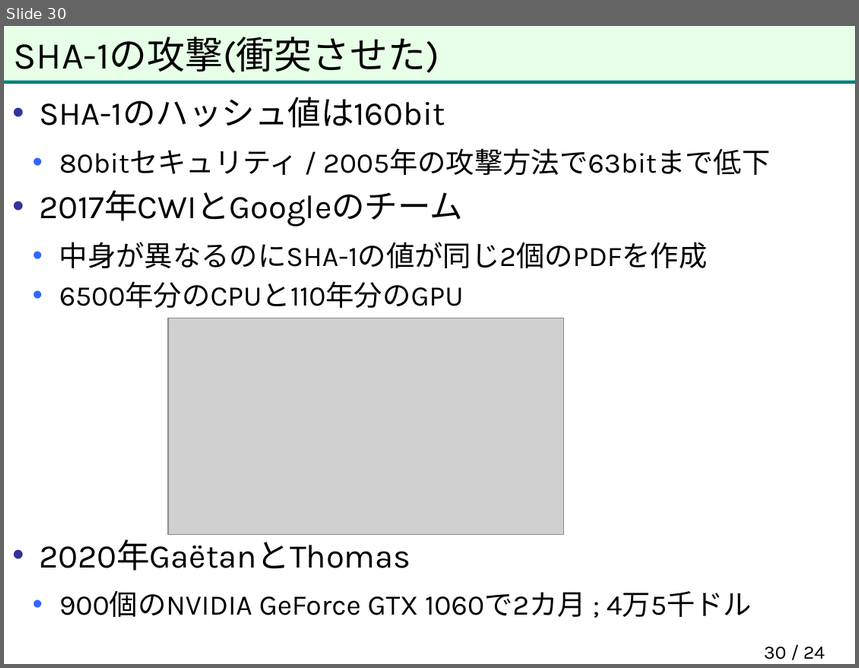
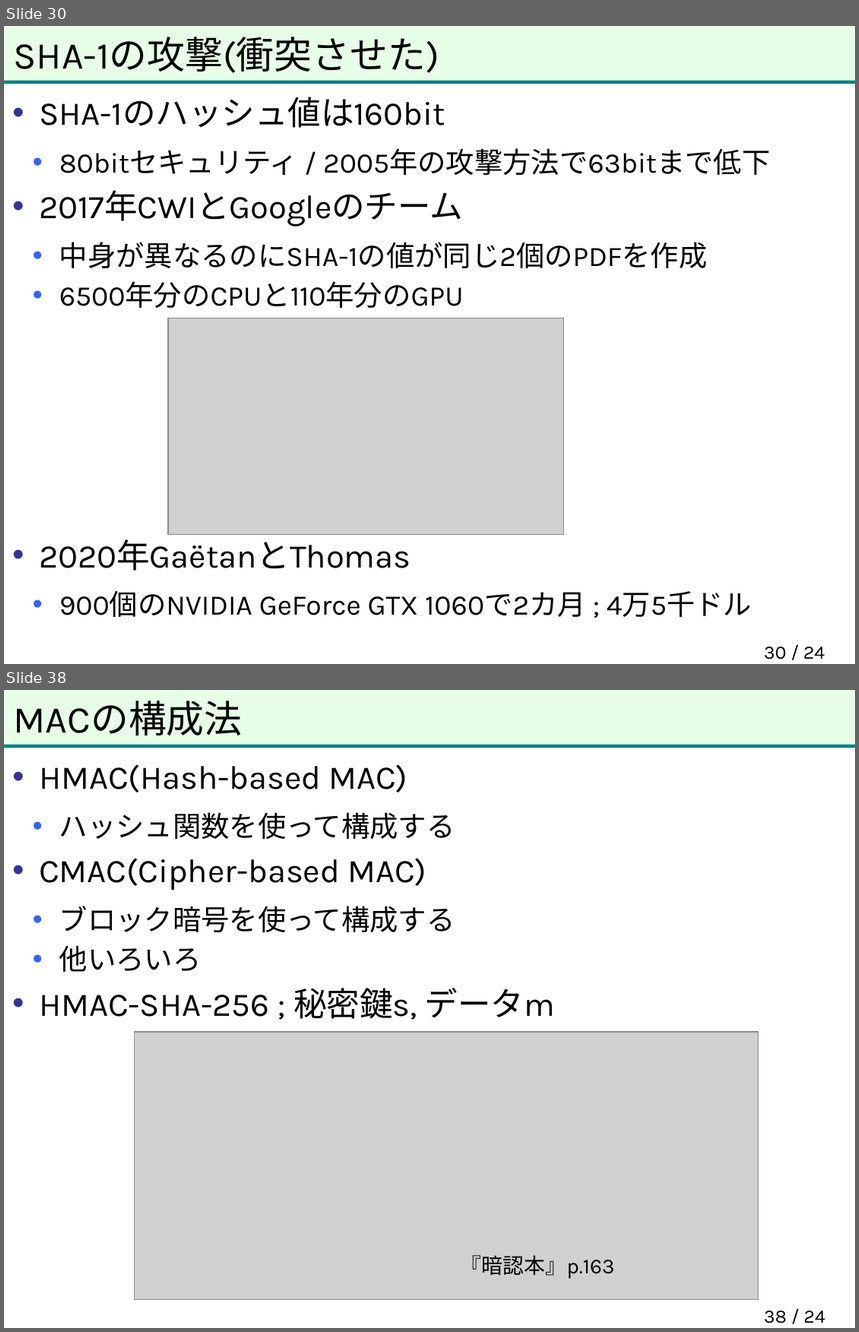
Before and after one commit to herumi/anninbon, a slide deck: lec/anninbon6.pptx. Shown one above the other, each under a label of ours: slide 30 before the commit, slides 30 and 38 after it; the slides between them are not shown. The pictures are 859x668 and 859x1332 pixels, drawn with LibreOffice and Linux fonts; fonts in the diff are those of the drawing; grey boxes stand for pictures; background and template pictures are left out. Boxes give left, top, right and bottom in pixels: in the first picture for what was removed or moved away, otherwise in the second. Text is boxed around its words. In the diff, an @@ line names an element or a change of style, - is before the commit and + after.

Commit message:
add HMAC

```diff
--- a/lec/anninbon6.pptx
+++ b/lec/anninbon6.pptx
@@ slide 38 added at (4, 690, 855, 1328), background #FFFFFF; not listed: 2 template elements that a slide beside it also shows @@
@@ title added at (14, 701, 243, 736), 32 pt, text #000000 @@
+MACの構成法
@@ text added at (39, 764, 615, 1279), 28 pt, text #000000 @@
+• HMAC(Hash-based MAC)
+  • ハッシュ関数を使って構成する
+• CMAC(Cipher-based MAC)
+  • ブロック暗号を使って構成する
+  • 他いろいろ
+• HMAC-SHA-256 ; 秘密鍵s, データm
+『暗認本』p.163
@@ picture added at (135, 1032, 758, 1300) @@
@@ page number added at (764, 1311, 826, 1324), 16 pt, text #000000 @@
+38 / 24
```
Also in this commit, not shown: 7 other slides added.
